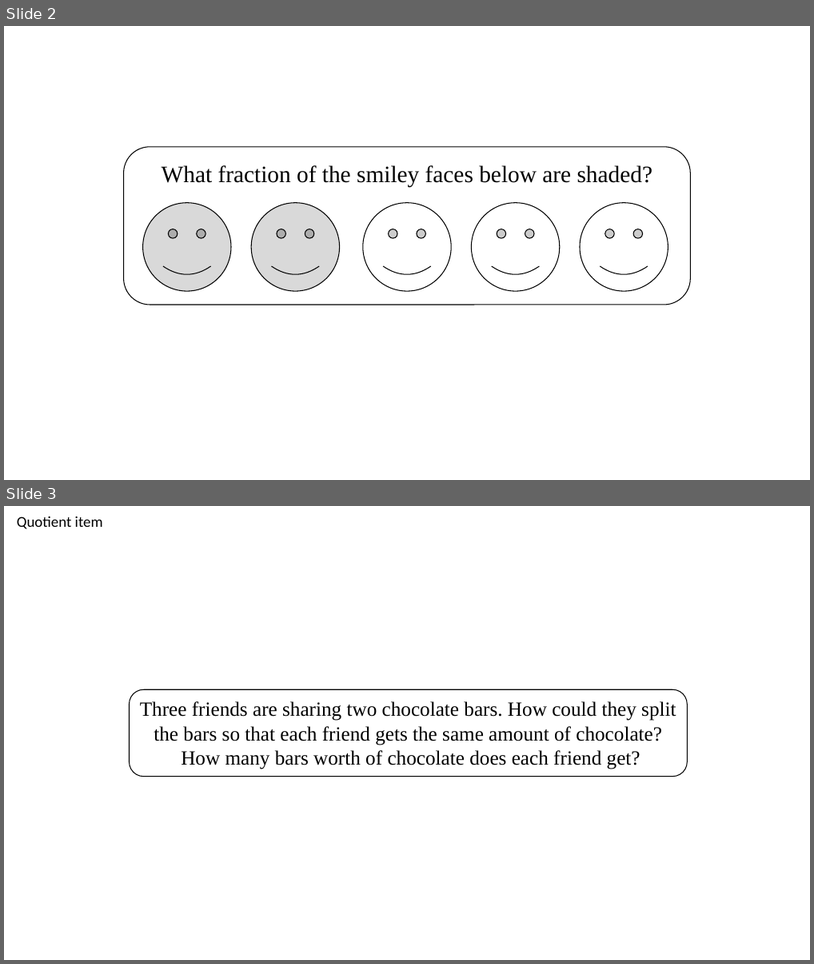
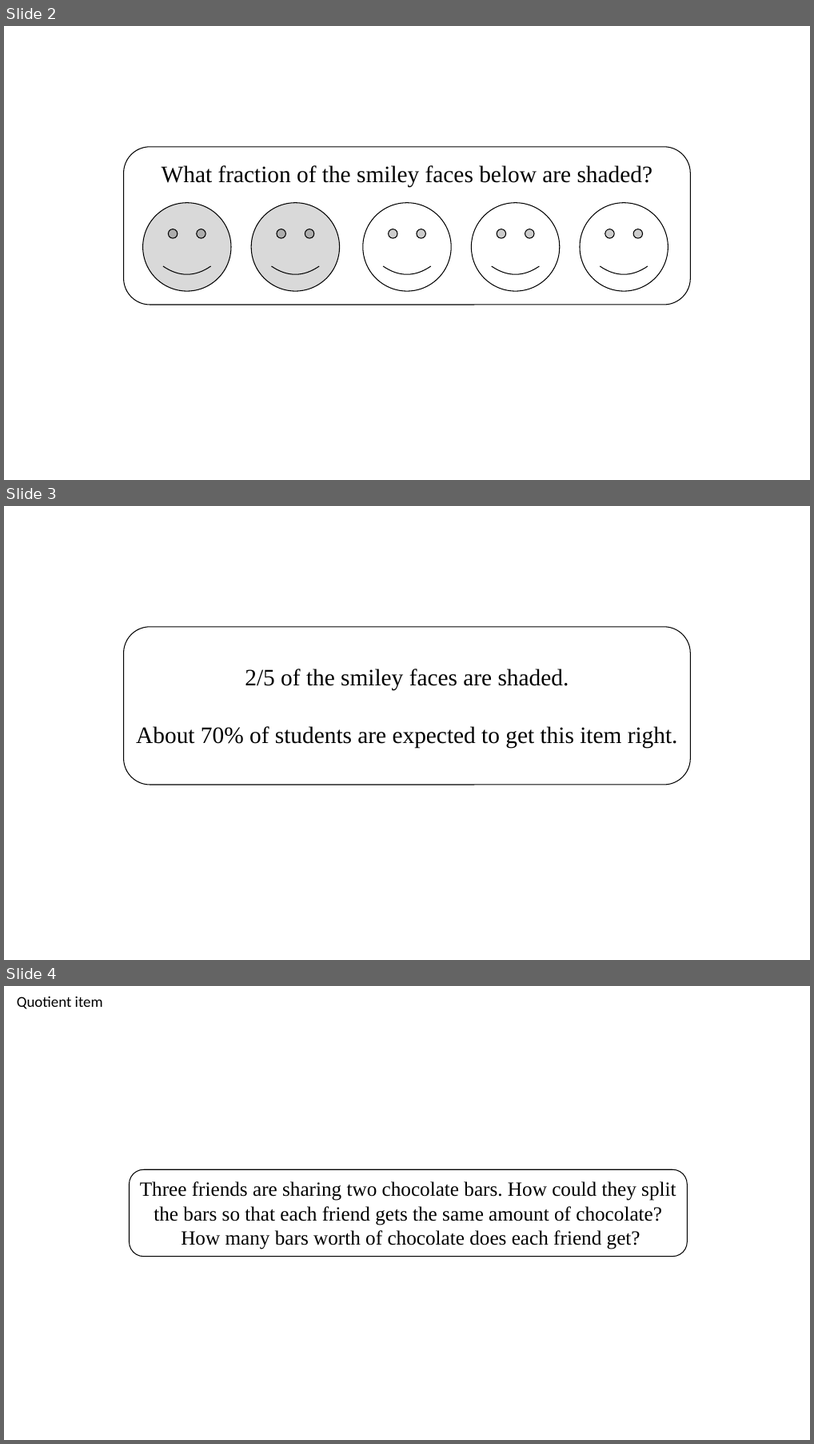
Before and after one commit to REMCU/crg-prototype, a slide deck: src/images/Frac LP Images.pptx. Shown one above the other, each under a label of ours: slides 2 and 3 before the commit, slides 2, 3 and 4 after it. The pictures are 814x964 and 814x1444 pixels, drawn with LibreOffice and Linux fonts; fonts in the diff are those of the drawing. Boxes give left, top, right and bottom in pixels: in the first picture for what was removed or moved away, otherwise in the second. Text is boxed around its words. In the diff, an @@ line names an element or a change of style, - is before the commit and + after.

```diff
--- a/src/images/Frac LP Images.pptx
+++ b/src/images/Frac LP Images.pptx
@@ slide 3 added at bbox=[4, 506, 810, 960], background #FFFFFF @@
@@ rounded rectangle added at bbox=[124, 626, 691, 784], outline #000000 1 pt @@
@@ text added at bbox=[245, 668, 570, 691], 28 pt, text #000000 @@
+2/5 of the smiley faces are shaded.
@@ text added at bbox=[136, 726, 678, 748], 28 pt, text #000000 @@
+About 70% of students are expected to get this item right.
@@ what was slide 3 is now slide 4 @@
```
Also in this commit, not shown: 3 other slides added, 1 slide removed, 11 other files.
